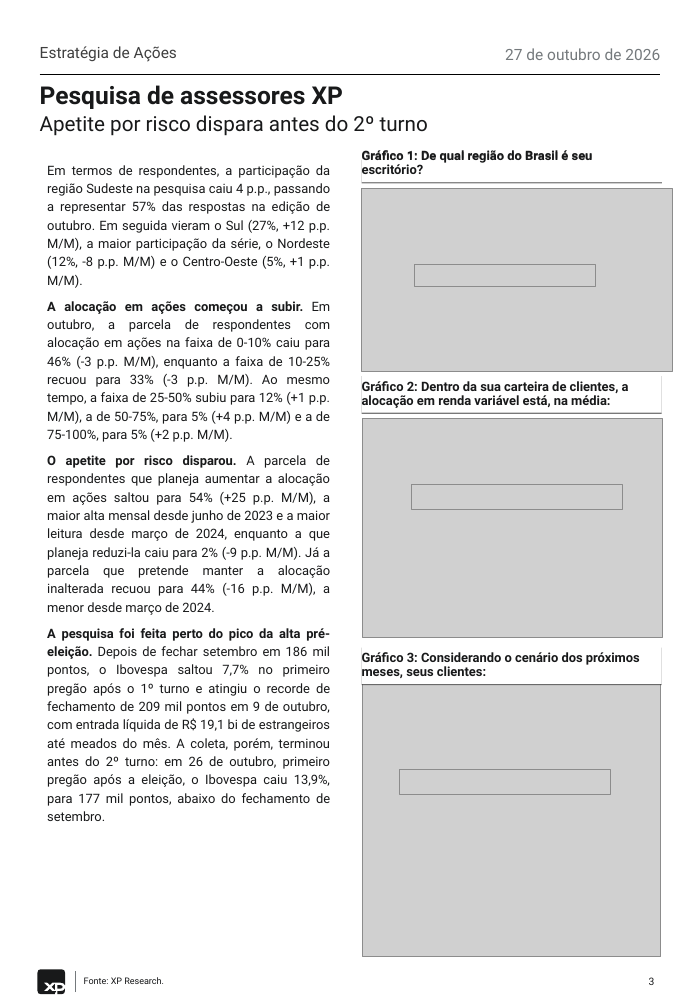
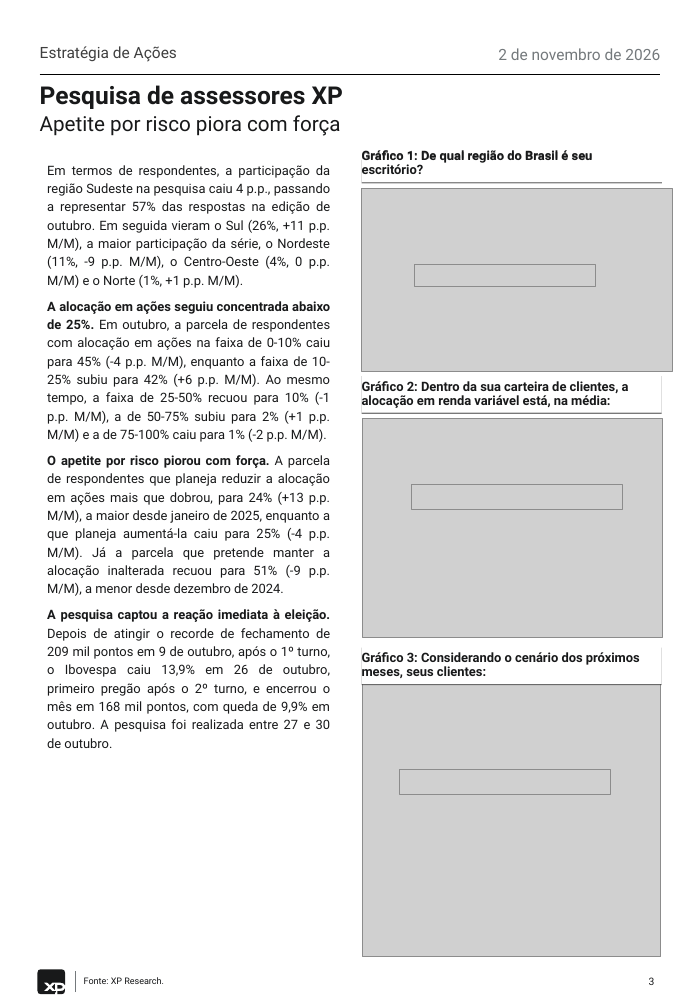
Before and after one commit to CaioLSouza/datasets, a slide deck: slide 3 of pesquisa_assessores_outubro_2026/XP Pesquisa de Assessores - Outubro 2026.pptx. Drawn at 698x1008 pixels with LibreOffice and Linux fonts; fonts in the diff are those of the drawing; grey boxes stand for pictures. Boxes give left, top, right and bottom in pixels: in the first picture for what was removed or moved away, otherwise in the second. Text is boxed around its words. In the diff, an @@ line names an element or a change of style, - is before the commit and + after.

```diff
--- a/pesquisa_assessores_outubro_2026/XP Pesquisa de Assessores - Outubro 2026.pptx
+++ b/pesquisa_assessores_outubro_2026/XP Pesquisa de Assessores - Outubro 2026.pptx
@@ text at box(498, 48, 660, 60): text changed @@
-27 de outubro de 2026
+2 de novembro de 2026
@@ text at box(40, 115, 341, 136): text changed @@
-Apetite por risco dispara antes do 2º turno
+Apetite por risco piora com força
@@ text at box(47, 165, 331, 748): text changed @@
-Em termos de respondentes, a participação da região Sudeste na pesquisa caiu 4 p.p., passando a representar 57% das respostas na edição de outubro. Em seguida vieram o Sul (27%, +12 p.p. M/M), a maior participação da série, o Nordeste (12%, -8 p.p. M/M) e o Centro-Oeste (5%, +1 p.p. M/M).
-A alocação em ações começou a subir. Em outubro, a parcela de respondentes com alocação em ações na faixa de 0-10% caiu para 46% (-3 p.p. M/M), enquanto a faixa de 10-25% recuou para 33% (-3 p.p. M/M). Ao mesmo tempo, a faixa de 25-50% subiu para 12% (+1 p.p. M/M), a de 50-75%, para 5% (+4 p.p. M/M) e a de 75-100%, para 5% (+2 p.p. M/M).
-O apetite por risco disparou. A parcela de respondentes que planeja aumentar a alocação em ações saltou para 54% (+25 p.p. M/M), a maior alta mensal desde junho de 2023 e a maior leitura desde março de 2024, enquanto a que planeja reduzi-la caiu para 2% (-9 p.p. M/M). Já a parcela que pretende manter a alocação inalterada recuou para 44% (-16 p.p. M/M), a menor desde março de 2024.
-A pesquisa foi feita perto do pico da alta pré-eleição. Depois de fechar setembro em 186 mil pontos, o Ibovespa saltou 7,7% no primeiro pregão após o 1º turno e atingiu o recorde de fechamento de 209 mil pontos em 9 de outubro, com entrada líquida de R$ 19,1 bi de estrangeiros até meados do mês. A coleta, porém, terminou antes do 2º turno: em 26 de outubro, primeiro pregão após a eleição, o Ibovespa caiu 13,9%, para 177 mil pontos, abaixo do fechamento de setembro.
+Em termos de respondentes, a participação da região Sudeste na pesquisa caiu 4 p.p., passando a representar 57% das respostas na edição de outubro. Em seguida vieram o Sul (26%, +11 p.p. M/M), a maior participação da série, o Nordeste (11%, -9 p.p. M/M), o Centro-Oeste (4%, 0 p.p. M/M) e o Norte (1%, +1 p.p. M/M).
+A alocação em ações seguiu concentrada abaixo de 25%. Em outubro, a parcela de respondentes com alocação em ações na faixa de 0-10% caiu para 45% (-4 p.p. M/M), enquanto a faixa de 10-25% subiu para 42% (+6 p.p. M/M). Ao mesmo tempo, a faixa de 25-50% recuou para 10% (-1 p.p. M/M), a de 50-75% subiu para 2% (+1 p.p. M/M) e a de 75-100% caiu para 1% (-2 p.p. M/M).
+O apetite por risco piorou com força. A parcela de respondentes que planeja reduzir a alocação em ações mais que dobrou, para 24% (+13 p.p. M/M), a maior desde janeiro de 2025, enquanto a que planeja aumentá-la caiu para 25% (-4 p.p. M/M). Já a parcela que pretende manter a alocação inalterada recuou para 51% (-9 p.p. M/M), a menor desde dezembro de 2024.
+A pesquisa captou a reação imediata à eleição. Depois de atingir o recorde de fechamento de 209 mil pontos em 9 de outubro, após o 1º turno, o Ibovespa caiu 13,9% em 26 de outubro, primeiro pregão após o 2º turno, e encerrou o mês em 168 mil pontos, com queda de 9,9% em outubro. A pesquisa foi realizada entre 27 e 30 de outubro.
```
Also in this commit, not shown: 7 other slides changed, 3 other files.
